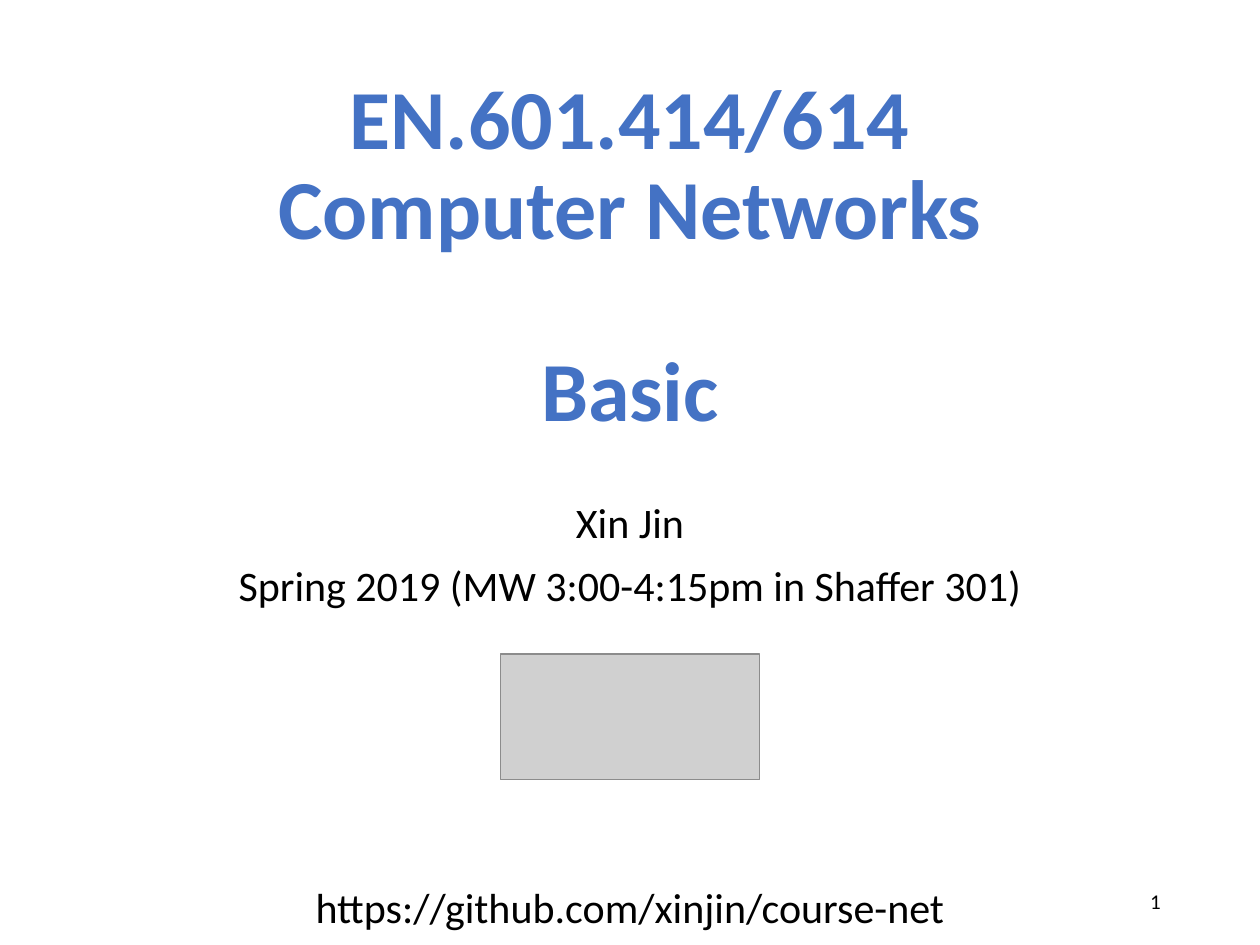
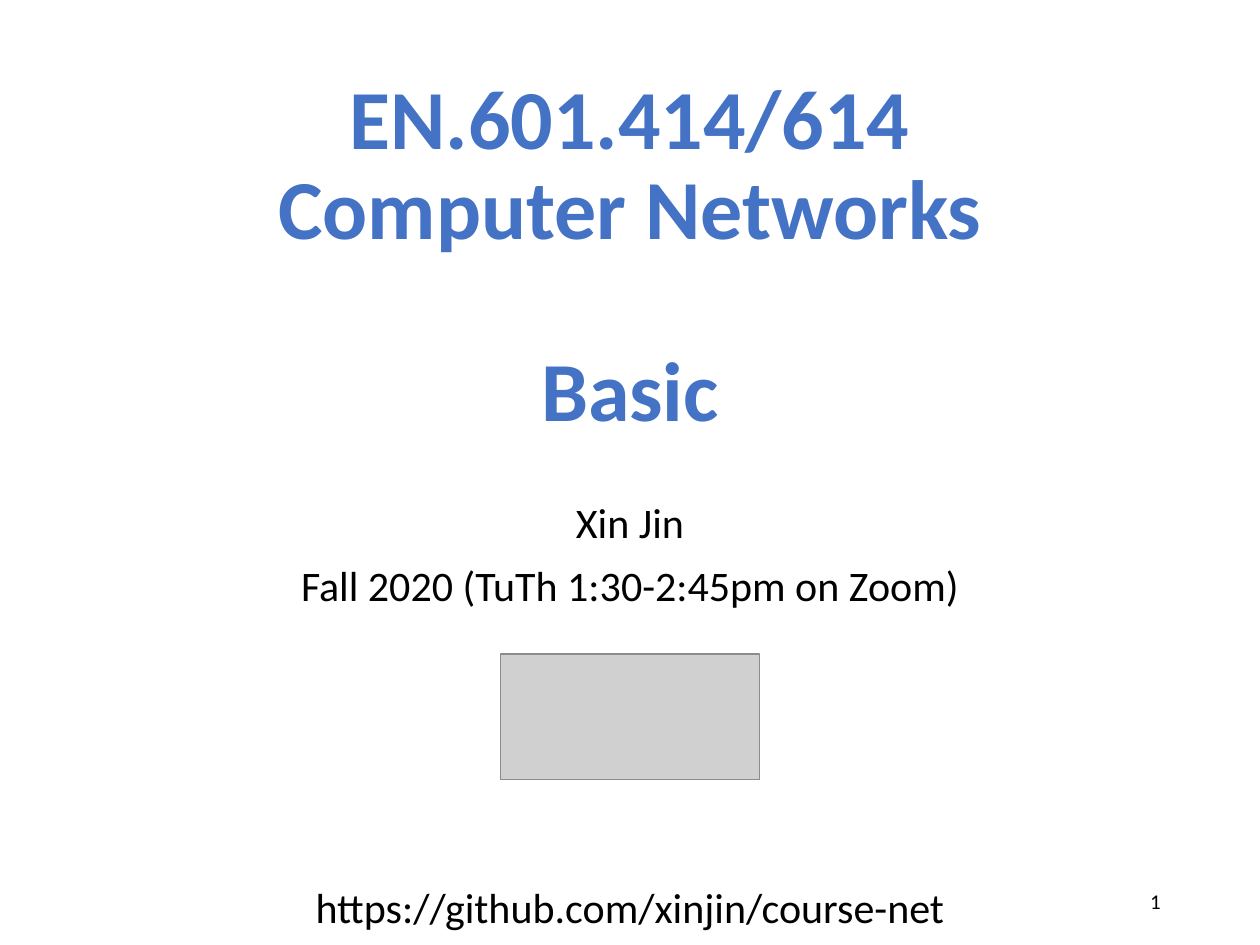
Before and after one commit to xinjin/course-net, a slide deck: slide 1 of slides/lec02_basic.pptx. Drawn at 1260x945 pixels with LibreOffice and Linux fonts; fonts in the diff are those of the drawing; grey boxes stand for pictures. Boxes give left, top, right and bottom in pixels: in the first picture for what was removed or moved away, otherwise in the second. Text is boxed around its words. In the diff, an @@ line names an element or a change of style, - is before the commit and + after.

```diff
--- a/slides/lec02_basic.pptx
+++ b/slides/lec02_basic.pptx
@@ subtitle at box(301, 570, 959, 608): text changed @@
-Spring 2019 (MW 3:00-4:15pm in Shaffer 301)
+Fall 2020 (TuTh 1:30-2:45pm on Zoom)
```
Also in this commit, not shown: 2 other slides changed, 1 slide added, 1 other file.
